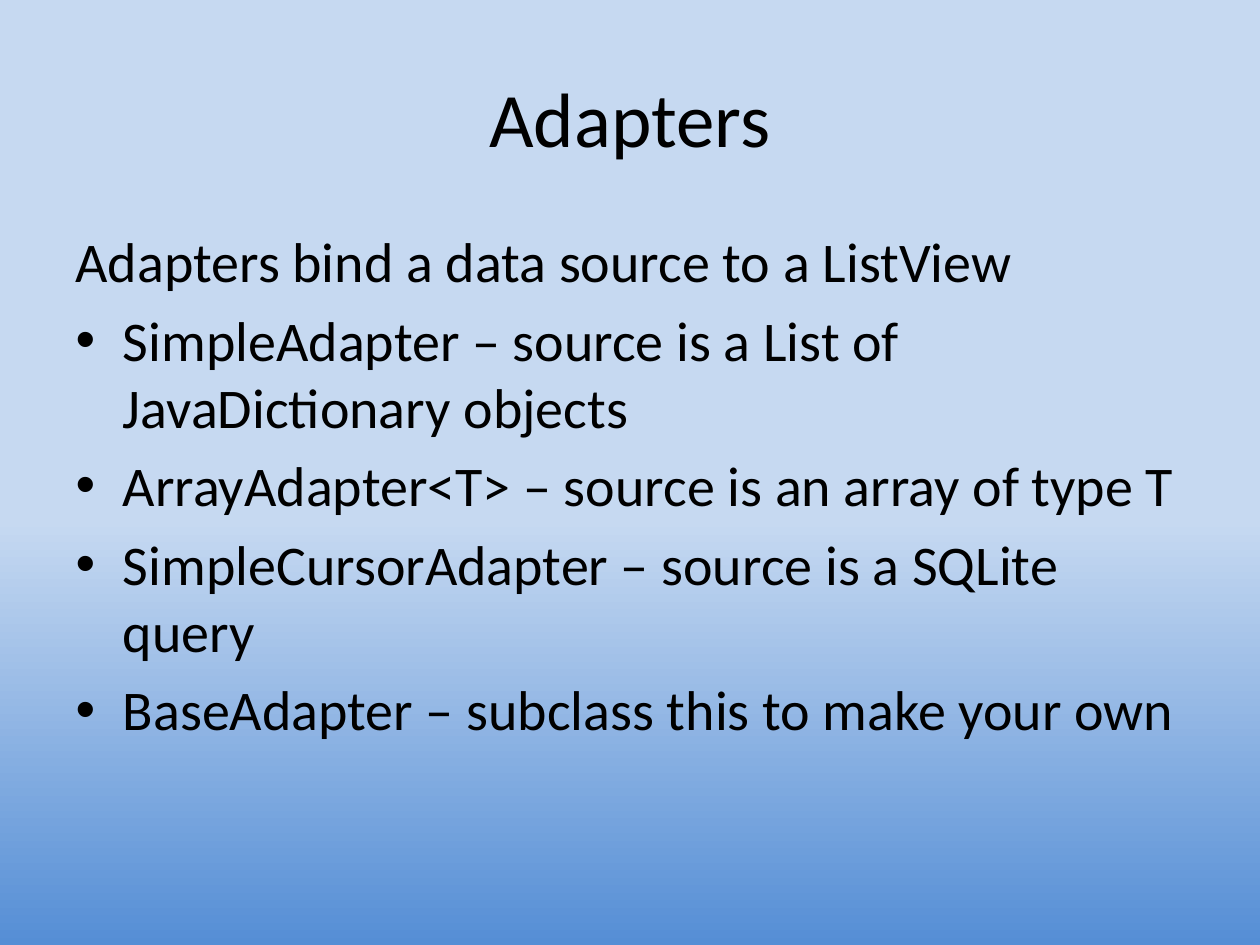
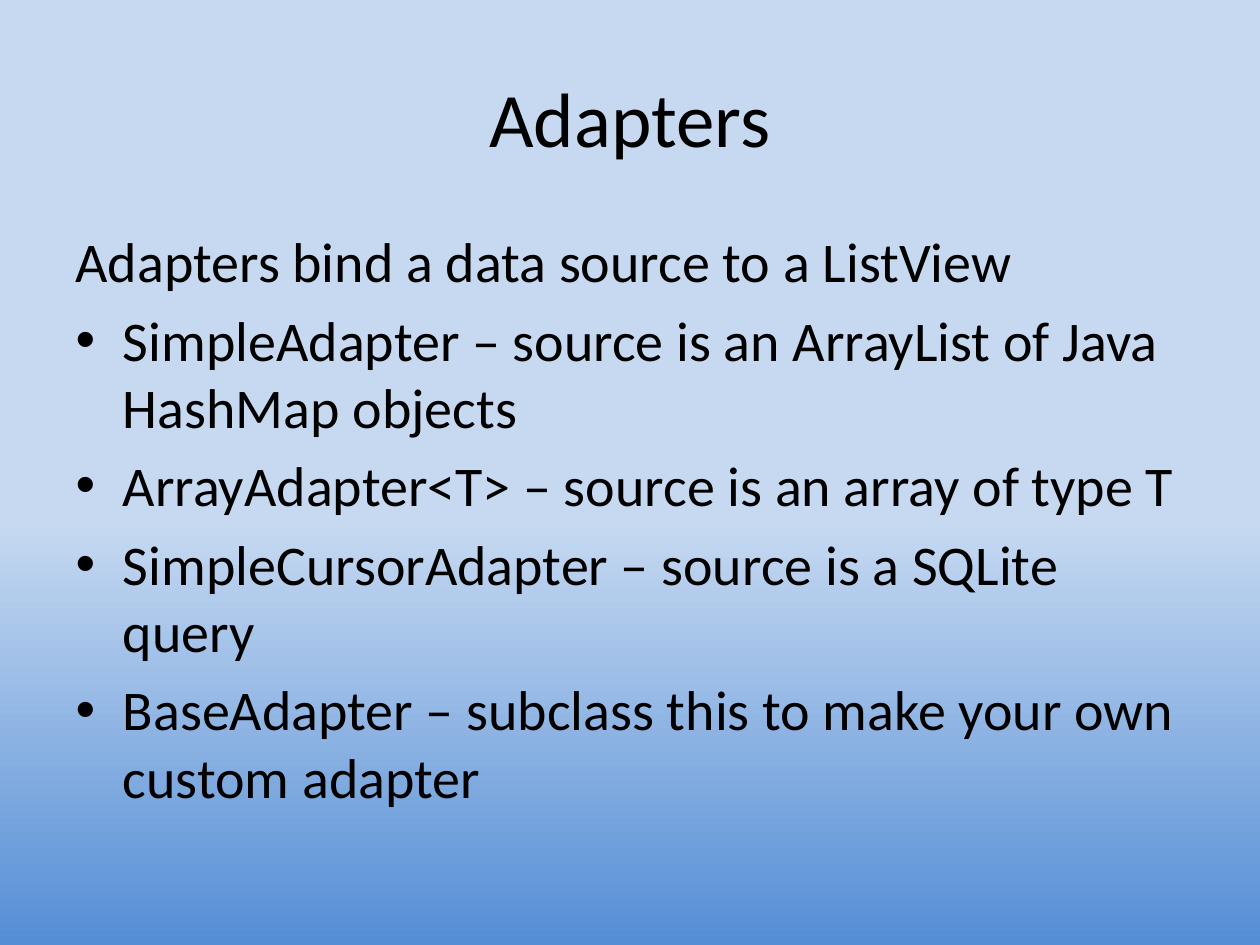
Before and after one commit to UO-CIS/CIS399Android-CourseMaterials, a slide deck: slide 17 of Notes and Slides/CIS399Wk3Day2-ListViews.pptx. Drawn at 1260x945 pixels with LibreOffice and Linux fonts; fonts in the diff are those of the drawing. Boxes give left, top, right and bottom in pixels: in the first picture for what was removed or moved away, otherwise in the second. Text is boxed around its words. In the diff, an @@ line names an element or a change of style, - is before the commit and + after.

```diff
--- a/Notes and Slides/CIS399Wk3Day2-ListViews.pptx
+++ b/Notes and Slides/CIS399Wk3Day2-ListViews.pptx
@@ text at [123,322,1158,438]: text changed @@
-• SimpleAdapter – source is a List of JavaDictionary objects
+• SimpleAdapter – source is an ArrayList of Java HashMap objects
@@ text at [123,691,1173,807]: text changed @@
-• BaseAdapter – subclass this to make your own
+• BaseAdapter – subclass this to make your own custom adapter
```
Also in this commit, not shown: 4 other slides changed, 2 other files.
